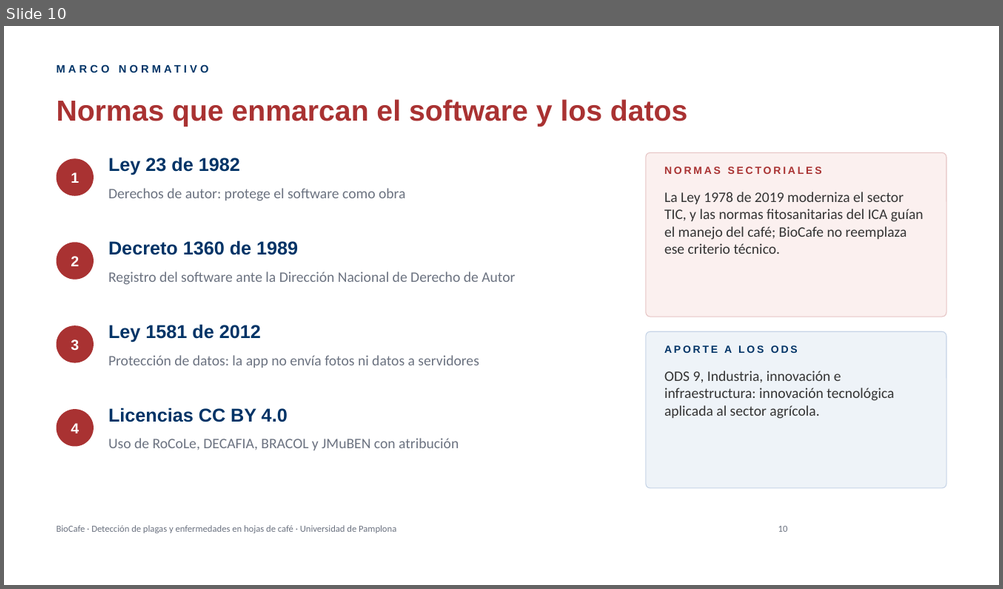
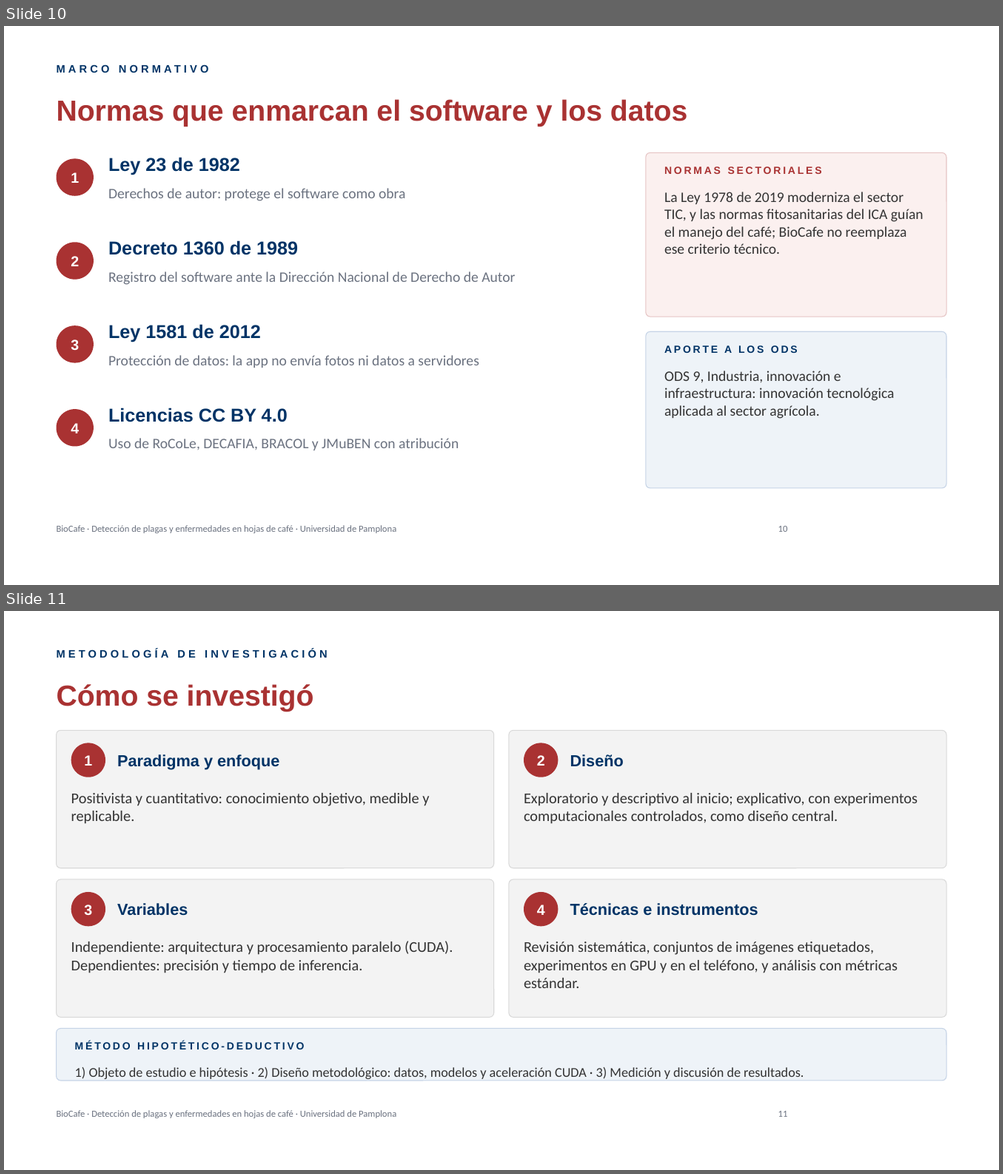
Before and after one commit to heyleyp14/cafe, a slide deck: entrega/Presentacion_BioCafe.pptx. Shown one above the other, each under a label of ours: slide 10 before the commit, slides 10 and 11 after it. The pictures are 1003x589 and 1003x1174 pixels, drawn with LibreOffice and Linux fonts; fonts in the diff are those of the drawing; background and template pictures are left out. Boxes give left, top, right and bottom in pixels: in the first picture for what was removed or moved away, otherwise in the second. Text is boxed around its words. In the diff, an @@ line names an element or a change of style, - is before the commit and + after.

```diff
--- a/entrega/Presentacion_BioCafe.pptx
+++ b/entrega/Presentacion_BioCafe.pptx
@@ slide 11 added at <box>4,611,999,1170</box>, background picture (left out); not listed: 1 template element that a slide beside it also shows @@
@@ text added at <box>57,649,327,658</box>, 10.5 pt, text #003366, bold @@
+METODOLOGÍA DE INVESTIGACIÓN
@@ title added at <box>57,684,314,712</box>, 28 pt, text #A93232, bold @@
+Cómo se investigó
@@ rounded rectangle added at <box>57,730,494,869</box>, fill #F3F3F3, outline #D9D9D9 0.75 pt @@
@@ ellipse added at <box>71,743,105,777</box>, fill #A93232 @@
@@ rounded rectangle added at <box>509,730,946,869</box>, fill #F3F3F3, outline #D9D9D9 0.75 pt @@
@@ ellipse added at <box>523,743,558,777</box>, fill #A93232 @@
@@ text added at <box>84,755,92,766</box>, 14 pt, text #FFFFFF, bold @@
+1
@@ text added at <box>117,755,279,770</box>, 15.5 pt, text #003366, bold @@
+Paradigma y enfoque
@@ text added at <box>537,755,545,766</box>, 14 pt, text #FFFFFF, bold @@
+2
@@ text added at <box>570,755,623,767</box>, 15.5 pt, text #003366, bold @@
+Diseño
@@ text added at <box>71,793,429,824</box>, 14.5 pt, text #333333 @@
+Positivista y cuantitativo: conocimiento objetivo, medible y replicable.
@@ text added at <box>523,793,917,824</box>, 14.5 pt, text #333333 @@
+Exploratorio y descriptivo al inicio; explicativo, con experimentos computacionales controlados, como diseño central.
@@ rounded rectangle added at <box>57,880,494,1017</box>, fill #F3F3F3, outline #D9D9D9 0.75 pt @@
@@ ellipse added at <box>71,892,105,926</box>, fill #A93232 @@
@@ rounded rectangle added at <box>509,880,946,1017</box>, fill #F3F3F3, outline #D9D9D9 0.75 pt @@
@@ ellipse added at <box>523,892,558,926</box>, fill #A93232 @@
@@ text added at <box>84,905,92,915</box>, 14 pt, text #FFFFFF, bold @@
+3
@@ text added at <box>117,903,188,916</box>, 15.5 pt, text #003366, bold @@
+Variables
@@ text added at <box>537,905,545,915</box>, 14 pt, text #FFFFFF, bold @@
+4
@@ text added at <box>570,903,757,916</box>, 15.5 pt, text #003366, bold @@
+Técnicas e instrumentos
@@ text added at <box>71,941,452,974</box>, 14.5 pt, text #333333 @@
+Independiente: arquitectura y procesamiento paralelo (CUDA). Dependientes: precisión y tiempo de inferencia.
@@ text added at <box>523,942,897,988</box>, 14.5 pt, text #333333 @@
+Revisión sistemática, conjuntos de imágenes etiquetados, experimentos en GPU y en el teléfono, y análisis con métricas estándar.
@@ rounded rectangle added at <box>57,1029,946,1081</box>, fill #EEF3F8, outline #C5D3E6 0.75 pt @@
@@ text added at <box>75,1042,304,1050</box>, 10 pt, text #003366, bold @@
+MÉTODO HIPOTÉTICO-DEDUCTIVO
@@ text added at <box>75,1068,803,1079</box>, 13 pt, text #333333 @@
+1) Objeto de estudio e hipótesis · 2) Diseño metodológico: datos, modelos y aceleración CUDA · 3) Medición y discusión de resultados.
@@ page number added at <box>778,1111,788,1117</box>, 9 pt, text #6B7280 @@
+11
```
Also in this commit, not shown: 3 slides changed, 1 slide removed, 1 other file.
